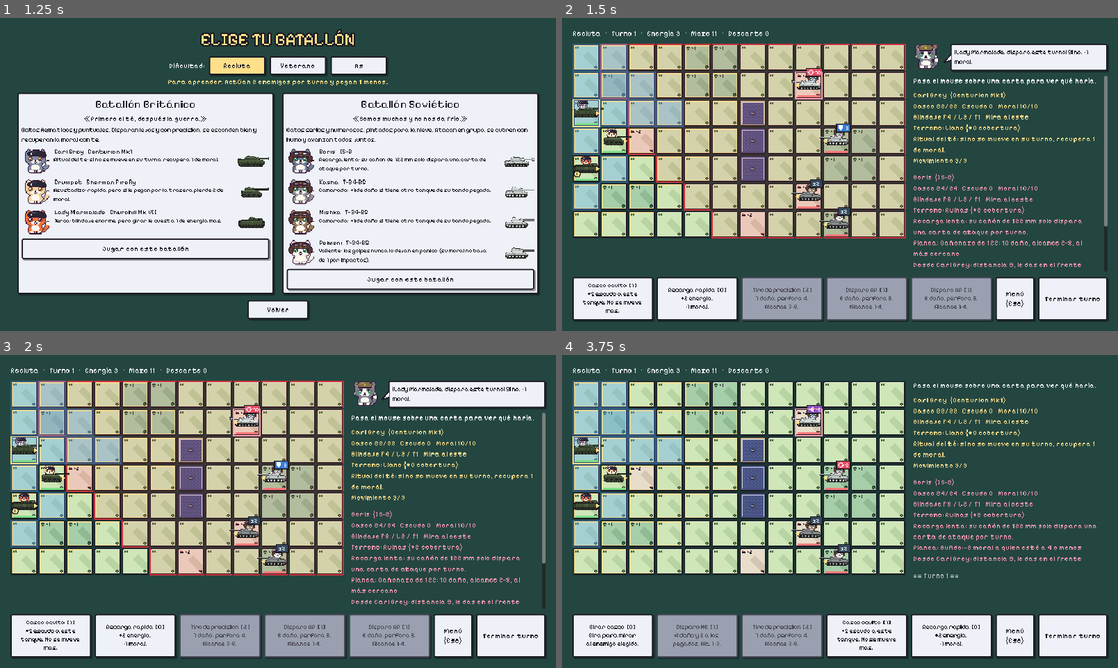
Above: before the commit, frames 1-4 (two rows, left to right).
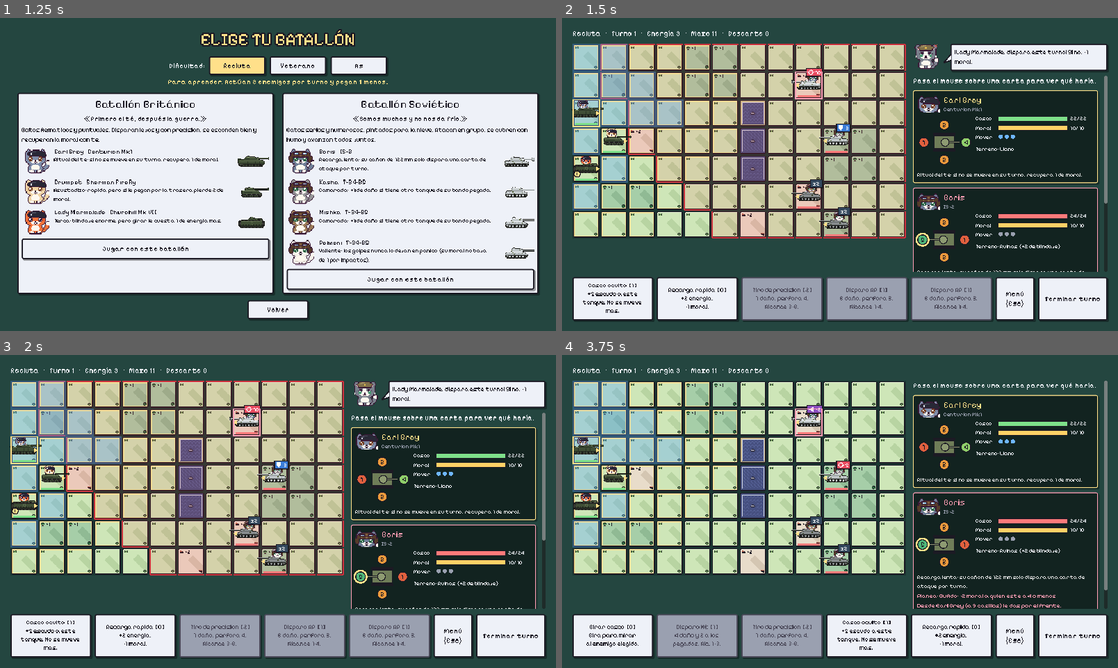
Above: after the commit, the same moments.

Repository: metaliaw/meowtillery
Game: Godot game, scene res://scenes/menu.tscn
The game is run twice, just before and just after one commit, with the same random seed, the same clock (stepped at 60 frames per second) and the same inputs.
Inputs:
- Up to frame 1 (1.25 s): click "Iniciar juego" at 0.5 s
- Up to frame 2 (1.5 s): click "Jugar con este batallón" at 1.25 s
- Up to frame 3 (2 s): no input
- Up to frame 4 (3.75 s): click "Recarga rápida [0] +2 energía…" at 2 s; click "Menú (Esc)" at 2.75 s; click "Reiniciar batalla" at 3.5 s

Frame 1 is identical in both runs. In frame 2, 19% of the frame differs, in the area x 63-99%, y 23-82%; in frame 3, 19%; in frame 4, 23%, in the area x 63-99%, y 8-82%.

Commit message:
Ficha visual del tanque en el panel de combate
- Retrato del gato, tanque visto desde arriba con el blindaje de cada lado en
  colores (rojo delgado, verde grueso) y anillo en el lado donde le pegas.
- Barras de casco y moral (PÁNICO en rojo), movimiento, escudo, terreno y manía.
- Las pruebas revisan que compilen los scripts de interfaz sin autoloads.
- Web (docs/) y Windows reexportados.

Co-Authored-By: Claude Opus 5.5 <noreply@anthropic.com>

Diff:
--- a/scripts/escena_combate.gd
+++ b/scripts/escena_combate.gd
@@ -13,6 +13,7 @@
 const Estilo := preload("res://scripts/estilo.gd")
 const Gato := preload("res://scripts/gato_animado.gd")
 const Globo := preload("res://scripts/globo.gd")
+const Ficha := preload("res://scripts/ficha.gd")
 
 const ESCENA_MENU := "res://scenes/menu.tscn"
 const LINEAS_DE_REGISTRO := 8
@@ -24,8 +25,8 @@
 
 var _info: Label
 var _tablero: Tablero
-var _ficha_actor: Label
-var _ficha_objetivo: Label
+var _ficha_actor: Ficha
+var _ficha_objetivo: Ficha
 var _registro: Label
 var _vista_previa: Label
 var _michi: Gato
@@ -132,8 +133,10 @@
 	# La vista previa va primero: es lo que se mira al pasar el mouse por una carta y
 	# así nunca queda escondida bajo el scroll.
 	_vista_previa = _etiqueta(lateral, Color.WHITE)
-	_ficha_actor = _etiqueta(lateral, Color("ffe08a"))
-	_ficha_objetivo = _etiqueta(lateral, Color("ff9eb5"))
+	_ficha_actor = Ficha.new(Color("ffe08a"))
+	lateral.add_child(_ficha_actor)
+	_ficha_objetivo = Ficha.new(Color("ff9eb5"))
+	lateral.add_child(_ficha_objetivo)
 	_registro = _etiqueta(lateral, Color(1, 1, 1, 0.7))
 
 	var abajo := HBoxContainer.new()
@@ -305,13 +308,16 @@
 	_tablero.queue_redraw()
 	_refrescar_orden(ordenado)
 
-	_ficha_actor.text = _ficha(actor) + "\nMovimiento %d/%d" % [actor["mov_restante"], actor["movimiento"]]
-	var ficha_obj := _ficha(objetivo) + "\nPlanea: " + combate.texto_intencion(objetivo)
+	_ficha_actor.mostrar(actor, combate)
+	# Ficha del blanco: qué planea y, desde el tanque elegido, por qué lado le pegarías
+	# (ese lado queda marcado con un anillo amarillo en el dibujo del blindaje).
+	var extra := "Planea: " + combate.texto_intencion(objetivo)
+	var lado := ""
 	if combate.vivo(actor) and combate.vivo(objetivo):
-		ficha_obj += "\nDesde %s: distancia %d, le das en el %s" % [
-			actor["nombre"], Mapa.distancia(actor["pos"], objetivo["pos"]),
-			combate.lado_de_impacto(objetivo, actor["pos"])]
-	_ficha_objetivo.text = ficha_obj
+		lado = combate.lado_de_impacto(objetivo, actor["pos"])
+		extra += "\nDesde %s (a %d casillas) le das por %s." % [
+			actor["nombre"], Mapa.distancia(actor["pos"], objetivo["pos"]), _lado_con_articulo(lado)]
+	_ficha_objetivo.mostrar(objetivo, combate, extra, lado)
 	# Lo más nuevo arriba: si no cabe todo, lo que se recorta es lo más viejo.
 	var ultimas: Array = combate.registro.slice(-LINEAS_DE_REGISTRO)
 	ultimas.reverse()
@@ -349,34 +355,6 @@
 		if not ordenado.is_empty():
 			Sonido.tocar("michi_aprueba" if combate.orden_cumplida else "michi_grunido")
 	_orden_anterior = estado_orden
-
-
-func _ficha(u: Dictionary) -> String:
-	var b: Dictionary = u["blindaje"]
-	var terreno: Dictionary = combate.mapa.terreno(u["pos"])
-	var texto := "%s%s\nCasco %d/%d   Escudo %d   Moral %d/%d%s\nBlindaje F%d / L%d / T%d   Mira al %s\nTerreno: %s (+%d cobertura)" % [
-		u["nombre"],
-		"  (%s)" % u["inspirado_en"] if u.has("inspirado_en") else "",
-		u["casco"], u["casco_max"], u["escudo"], u["moral"], u["moral_max"],
-		"   PÁNICO" if combate.en_panico(u) else "",
-		int(b.get("frente", 0)), int(b.get("flanco", 0)), int(b.get("trasera", 0)),
-		_nombre_direccion(u["orientacion"]),
-		terreno["nombre"], int(terreno.get("cobertura", 0))]
-	if u.has("mania_texto"):
-		texto += "\n" + u["mania_texto"]
-	if not combate.vivo(u):
-		texto += "\nFUERA DE COMBATE"
-	return texto
-
-
-func _nombre_direccion(o: Vector2i) -> String:
-	if o == Vector2i.RIGHT:
-		return "este"
-	if o == Vector2i.LEFT:
-		return "oeste"
-	if o == Vector2i.UP:
-		return "norte"
-	return "sur"
 
 
 ## Celdas que el tanque elegido alcanza con alguna carta de ataque de la mano.
--- /dev/null
+++ b/scripts/ficha.gd
@@ -0,0 +1,215 @@
+extends PanelContainer
+## Ficha visual de un tanque para el panel derecho del combate:
+##  - retrato del gato (cara de susto si está en pánico), nombre y tanque;
+##  - dibujo del tanque visto desde arriba, girado hacia donde mira, con el blindaje
+##    de cada lado en círculos de color (rojo = delgado, verde = grueso). El lado por
+##    donde le estás apuntando se marca con un anillo amarillo;
+##  - barras de casco y moral, puntos de movimiento, escudo, terreno y manía.
+
+const Estilo := preload("res://scripts/estilo.gd")
+## Recorte de la cabeza del gato en su hoja (como en el tablero).
+const CABEZA := Rect2(3, 0, 26, 20)
+
+var _retrato: TextureRect
+var _atlas := AtlasTexture.new()
+var _nombre: Label
+var _tanque: Label
+var _diagrama: Diagrama
+var _barras: Barras
+var _terreno: Label
+var _mania: Label
+var _extra: Label
+
+
+func _init(color_acento: Color) -> void:
+	add_theme_stylebox_override("panel", Estilo.caja(Color(0, 0, 0, 0.22), color_acento, 2))
+	var caja := VBoxContainer.new()
+	caja.add_theme_constant_override("separation", 4)
+	add_child(caja)
+
+	var cabecera := HBoxContainer.new()
+	cabecera.add_theme_constant_override("separation", 8)
+	caja.add_child(cabecera)
+	_retrato = TextureRect.new()
+	_retrato.texture = _atlas
+	_retrato.texture_filter = CanvasItem.TEXTURE_FILTER_NEAREST
+	_retrato.expand_mode = TextureRect.EXPAND_IGNORE_SIZE
+	_retrato.stretch_mode = TextureRect.STRETCH_KEEP_ASPECT_CENTERED
+	_retrato.custom_minimum_size = CABEZA.size * 2
+	_retrato.size_flags_vertical = Control.SIZE_SHRINK_CENTER
+	cabecera.add_child(_retrato)
+	var nombres := VBoxContainer.new()
+	nombres.size_flags_horizontal = Control.SIZE_EXPAND_FILL
+	nombres.size_flags_vertical = Control.SIZE_SHRINK_CENTER
+	nombres.add_theme_constant_override("separation", 0)
+	cabecera.add_child(nombres)
+	_nombre = _etiqueta(nombres, 19, color_acento, false)
+	_tanque = _etiqueta(nombres, 13, Estilo.APAGADO, false)
+
+	var medio := HBoxContainer.new()
+	medio.add_theme_constant_override("separation", 10)
+	caja.add_child(medio)
+	_diagrama = Diagrama.new()
+	medio.add_child(_diagrama)
+	var derecha := VBoxContainer.new()
+	derecha.size_flags_horizontal = Control.SIZE_EXPAND_FILL
+	derecha.add_theme_constant_override("separation", 2)
+	medio.add_child(derecha)
+	_barras = Barras.new()
+	derecha.add_child(_barras)
+	_terreno = _etiqueta(derecha, 13, Estilo.PAPEL)
+
+	_mania = _etiqueta(caja, 13, Color(1, 1, 1, 0.85))
+	_extra = _etiqueta(caja, 14, color_acento)
+
+
+func _etiqueta(padre: Control, tam: int, color: Color, varias_lineas: bool = true) -> Label:
+	var l := Label.new()
+	if varias_lineas:
+		l.autowrap_mode = TextServer.AUTOWRAP_WORD_SMART
+	l.size_flags_horizontal = Control.SIZE_EXPAND_FILL
+	l.add_theme_font_size_override("font_size", tam)
+	l.add_theme_color_override("font_color", color)
+	padre.add_child(l)
+	return l
+
+
+## Muestra a la unidad `u`. `extra`: líneas debajo (qué planea, desde dónde le das...).
+## `resaltar`: lado del blindaje a marcar ("frente", "flanco", "trasera" o "").
+func mostrar(u: Dictionary, combate, extra: String = "", resaltar: String = "") -> void:
+	var vivo: bool = combate.vivo(u)
+	var panico: bool = combate.en_panico(u)
+	if u.has("gato"):
+		_atlas.atlas = load(u["gato"])
+		_atlas.region = Rect2(CABEZA.position + Vector2(0, (3 if panico else 0) * 32), CABEZA.size)
+		_retrato.visible = true
+	else:
+		_retrato.visible = false
+	_retrato.modulate = Color(1, 1, 1, 1) if vivo else Color(1, 1, 1, 0.5)
+	_nombre.text = u["nombre"]
+	_tanque.text = u.get("inspirado_en", "")
+	_diagrama.configurar(u["blindaje"], u["orientacion"], resaltar if vivo else "")
+	_barras.configurar(u, combate)
+	var terreno: Dictionary = combate.mapa.terreno(u["pos"])
+	var cob := int(terreno.get("cobertura", 0))
+	_terreno.text = "Terreno: %s%s" % [terreno["nombre"], " (+%d de blindaje)" % cob if cob > 0 else ""]
+	_mania.text = u.get("mania_texto", "")
+	_mania.visible = _mania.text != ""
+	if not vivo:
+		extra = "Fuera de combate · el gato escapó a salvo"
+	_extra.text = extra
+	_extra.visible = extra != ""
+
+
+# ---------------------------------------------------------------------------
+class Diagrama extends Control:
+	## Tanque visto desde arriba con el blindaje de cada lado. Color del círculo según
+	## el valor (0, 1, 2, 3, 4, 5+): de rojo (delgado) a verde (grueso).
+	const Estilo := preload("res://scripts/estilo.gd")
+	const COLORES := [Color("d8435a"), Color("e0603e"), Color("ec9a3c"), Color("e9c84a"), Color("8fcf6a"), Color("4fb87a")]
+	var blindaje: Dictionary = {}
+	var orientacion := Vector2i.RIGHT
+	var resaltar := ""
+
+	func _init() -> void:
+		custom_minimum_size = Vector2(124, 124)
+
+	func configurar(b: Dictionary, o: Vector2i, lado: String) -> void:
+		blindaje = b
+		orientacion = o
+		resaltar = lado
+		queue_redraw()
+
+	func _draw() -> void:
+		var c := size / 2
+		var d := Vector2(orientacion)
+		var p := Vector2(-d.y, d.x)
+		# Orugas, casco, torreta y cañón.
+		for lado in [-1.0, 1.0]:
+			var o: Vector2 = p * 19.0 * lado
+			draw_colored_polygon(PackedVector2Array([c + d * 25 + o - p * 3, c + d * 25 + o + p * 3,
+				c - d * 25 + o + p * 3, c - d * 25 + o - p * 3]), Estilo.TINTA)
+		var casco := PackedVector2Array([c + d * 23 - p * 15, c + d * 23 + p * 15, c - d * 23 + p * 15, c - d * 23 - p * 15])
+		draw_colored_polygon(casco, Color("6f7d58"))
+		casco.append(casco[0])
+		draw_polyline(casco, Estilo.TINTA, 2.0)
+		draw_line(c + d * 2, c + d * 36, Estilo.TINTA, 5.0)
+		draw_line(c + d * 2, c + d * 35, Color("8e9b72"), 2.0)
+		draw_circle(c + d * 2, 10.0, Estilo.TINTA)
+		draw_circle(c + d * 2, 8.0, Color("8e9b72"))
+		# Círculos de blindaje: frente adelante, trasera atrás, flanco a cada costado.
+		_circulo(c + d * 50, "frente")
+		_circulo(c - d * 47, "trasera")
+		_circulo(c + p * 40, "flanco")
+		_circulo(c - p * 40, "flanco")
+
+	func _circulo(pos: Vector2, lado: String) -> void:
+		var valor := int(blindaje.get(lado, 0))
+		var color: Color = COLORES[clampi(valor, 0, COLORES.size() - 1)]
+		if resaltar == lado:
+			draw_circle(pos, 16.0, Estilo.ACENTO)
+		draw_circle(pos, 12.0, Estilo.TINTA)
+		draw_circle(pos, 10.0, color)
+		var fuente := get_theme_default_font()
+		var texto := str(valor)
+		var ancho := fuente.get_string_size(texto, HORIZONTAL_ALIGNMENT_LEFT, -1, 15).x
+		draw_string(fuente, pos + Vector2(-ancho / 2, 5), texto, HORIZONTAL_ALIGNMENT_LEFT, -1, 15, Estilo.TINTA)
+
+
+# ---------------------------------------------------------------------------
+class Barras extends Control:
+	## Casco, moral, movimiento y escudo.
+	const Estilo := preload("res://scripts/estilo.gd")
+	var casco := 0
+	var casco_max := 1
+	var moral := 0
+	var moral_max := 1
+	var escudo := 0
+	var mov := 0
+	var mov_max := 0
+	var aliado := true
+	var panico := false
+
+	func _init() -> void:
+		custom_minimum_size = Vector2(190, 66)
+
+	func configurar(u: Dictionary, combate) -> void:
+		casco = u["casco"]
+		casco_max = maxi(int(u["casco_max"]), 1)
+		moral = u["moral"]
+		moral_max = maxi(int(u["moral_max"]), 1)
+		escudo = u["escudo"]
+		aliado = u["bando"] == "aliado"
+		mov = u["mov_restante"] if aliado else u["movimiento"]
+		mov_max = u["movimiento"]
+		panico = combate.en_panico(u)
+		queue_redraw()
+
+	func _draw() -> void:
+		var fuente := get_theme_default_font()
+		var ancho_barra := size.x - 112
+		_barra(fuente, 0, "Casco", float(casco) / casco_max, Color("7ee08a") if aliado else Color("ff7a7a"),
+			"%d/%d" % [casco, casco_max], ancho_barra)
+		var texto_moral := "¡PÁNICO!" if panico else "%d/%d" % [moral, moral_max]
+		_barra(fuente, 21, "Moral", float(moral) / moral_max, Color("e84a5f") if panico else Color("ffd166"),
+			texto_moral, ancho_barra)
+		draw_string(fuente, Vector2(0, 54), "Mover", HORIZONTAL_ALIGNMENT_LEFT, -1, 13, Estilo.PAPEL)
+		for i in mov_max:
+			var centro := Vector2(58 + i * 14, 49)
+			if i < mov:
+				draw_circle(centro, 5.0, Color("6fb6ff") if aliado else Estilo.APAGADO)
+			else:
+				draw_arc(centro, 4.5, 0, TAU, 12, Estilo.APAGADO, 1.5)
+		if escudo > 0:
+			var e := Vector2(size.x - 40, 46)
+			draw_colored_polygon(PackedVector2Array([e + Vector2(-7, -8), e + Vector2(7, -8), e + Vector2(7, 1),
+				e + Vector2(0, 9), e + Vector2(-7, 1)]), Color("8ad0ff"))
+			draw_string(fuente, e + Vector2(10, 5), "+%d" % escudo, HORIZONTAL_ALIGNMENT_LEFT, -1, 14, Color("8ad0ff"))
+
+	func _barra(fuente: Font, y: float, nombre: String, fraccion: float, color: Color, texto: String, ancho: float) -> void:
+		draw_string(fuente, Vector2(0, y + 12), nombre, HORIZONTAL_ALIGNMENT_LEFT, -1, 13, Estilo.PAPEL)
+		var r := Rect2(Vector2(52, y + 2), Vector2(ancho, 12))
+		draw_rect(r, Color(0, 0, 0, 0.55))
+		draw_rect(Rect2(r.position, Vector2(r.size.x * clampf(fraccion, 0.0, 1.0), r.size.y)), color)
+		draw_rect(r, Estilo.TINTA, false, 2.0)
+		draw_string(fuente, Vector2(r.end.x + 6, y + 12), texto, HORIZONTAL_ALIGNMENT_LEFT, -1, 13, Estilo.PAPEL)
--- a/tests/test_combate.gd
+++ b/tests/test_combate.gd
@@ -18,7 +18,10 @@
 
 func _init() -> void:
 	# Si algún script no compila, las pruebas no pueden dar "TODO OK".
-	for s in [Combate, Mapa, PartidaScript]:
+	# Las escenas que usan los autoloads (Partida, Sonido) no compilan fuera del juego;
+	# esas se revisan abriéndolas. Aquí van las que no dependen de ellos.
+	var de_interfaz := ["tablero", "ficha", "globo", "gato_animado", "sonido"]
+	for s in [Combate, Mapa, PartidaScript] + de_interfaz.map(func(n): return load("res://scripts/%s.gd" % n)):
 		if not s.can_instantiate():
 			printerr("FALLO el script %s no compila" % s.resource_path)
 			quit(1)
Not shown, added: scripts/ficha.gd.uid
Not shown, changed: docs/index.pck
